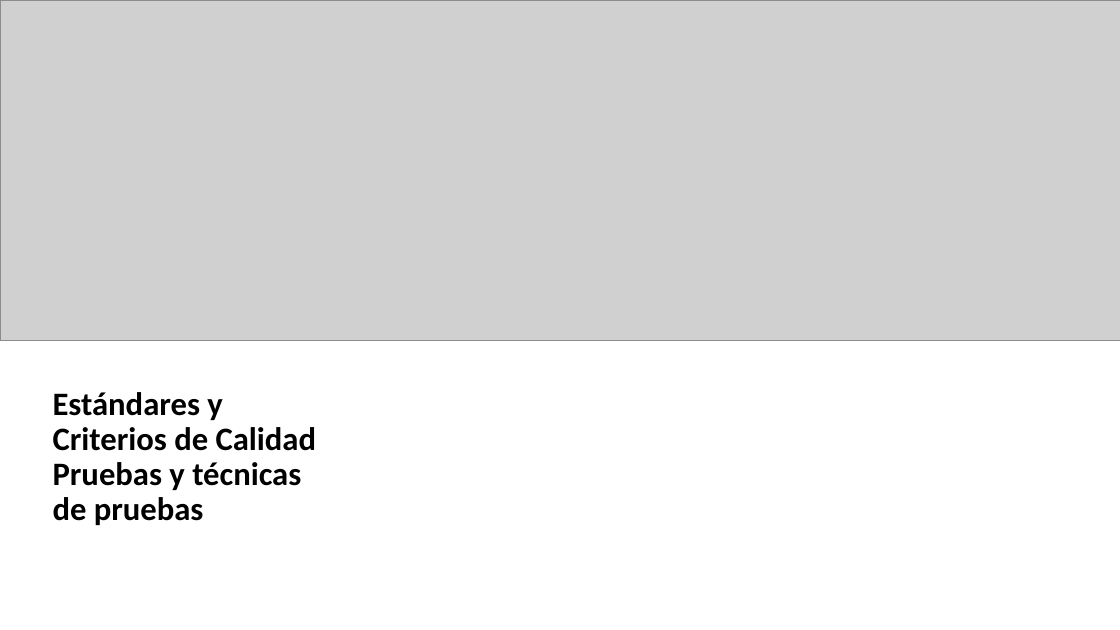
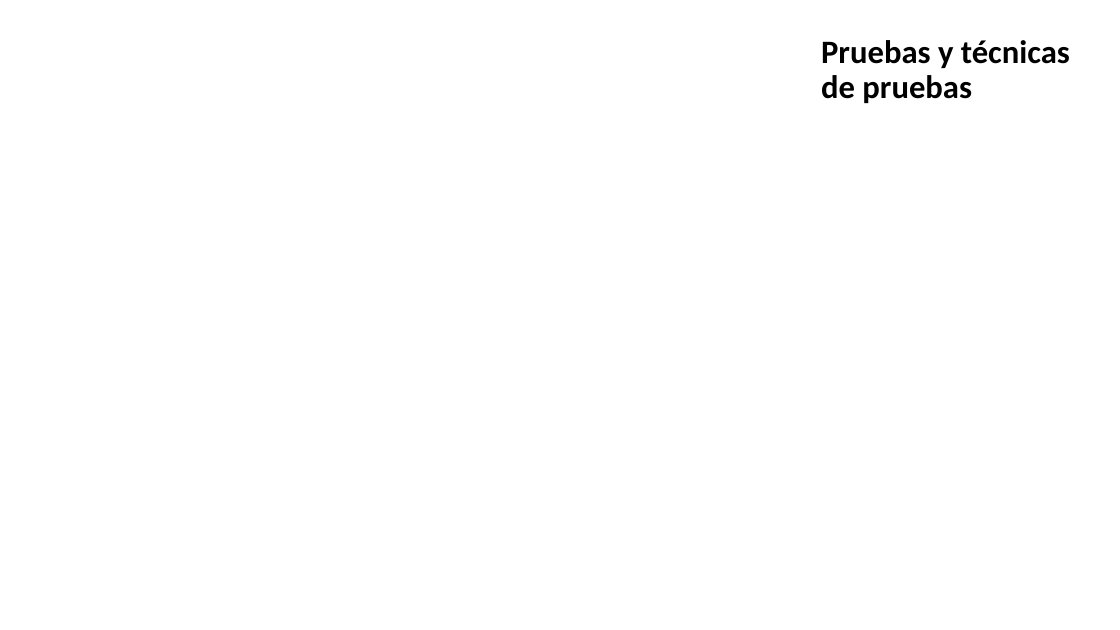
Before and after one commit to Gabrielavendano/2024_2_MA_CAPSTONE_001D_GRUPO_08, a slide deck: slide 20 of Fase 2/Evidencias Proyecto/PRESENTACION-PARCIAL 2.pptx (slide 13 before the commit). Drawn at 1120x630 pixels with LibreOffice and Linux fonts; fonts in the diff are those of the drawing; grey boxes stand for pictures; background and template pictures are left out. Boxes give left, top, right and bottom in pixels: in the first picture for what was removed or moved away, otherwise in the second. Text is boxed around its words. In the diff, an @@ line names an element or a change of style, - is before the commit and + after.

```diff
--- a/Fase 2/Evidencias Proyecto/PRESENTACION-PARCIAL 2.pptx
+++ b/Fase 2/Evidencias Proyecto/PRESENTACION-PARCIAL 2.pptx
@@ picture removed at (0,0,1120,341) @@
@@ title at (821,40,1070,103): text changed @@
-Estándares y Criterios de Calidad
-Pruebas y técnicas de pruebas
+Pruebas y técnicas de pruebas
```
Also in this commit, not shown: 5 other slides changed, 8 slides added, 1 slide removed, 28 other files.
